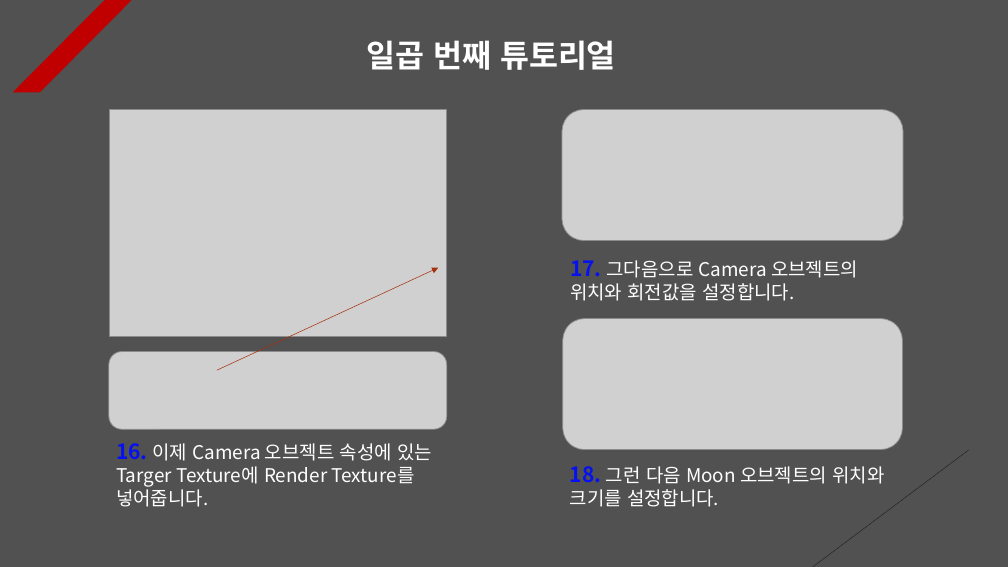
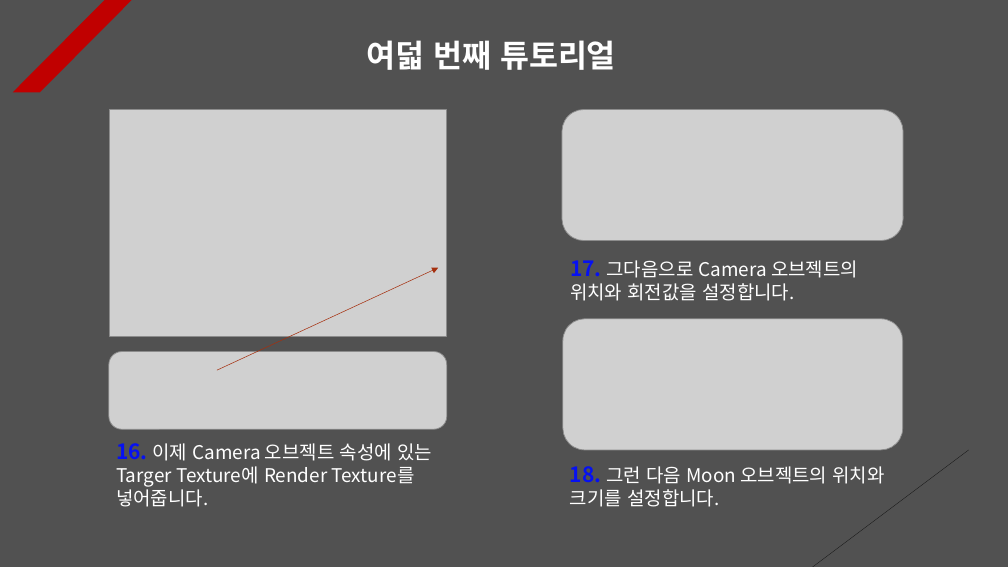
Before and after one commit to Unity2033/3D-UnityEngine, a slide deck: slide 10 of Assets/Class/Rotation/PPT Data/Rotation Example.pptx. Drawn at 1008x567 pixels with LibreOffice and Linux fonts; fonts in the diff are those of the drawing; grey boxes stand for pictures. Boxes give left, top, right and bottom in pixels: in the first picture for what was removed or moved away, otherwise in the second. Text is boxed around its words. In the diff, an @@ line names an element or a change of style, - is before the commit and + after.

```diff
--- a/Assets/Class/Rotation/PPT Data/Rotation Example.pptx
+++ b/Assets/Class/Rotation/PPT Data/Rotation Example.pptx
@@ text at [367,40,616,70]: text changed @@
-일곱 번째 튜토리얼
+여덟 번째 튜토리얼
```
Also in this commit, not shown: 6 other slides changed, 21 other files.
